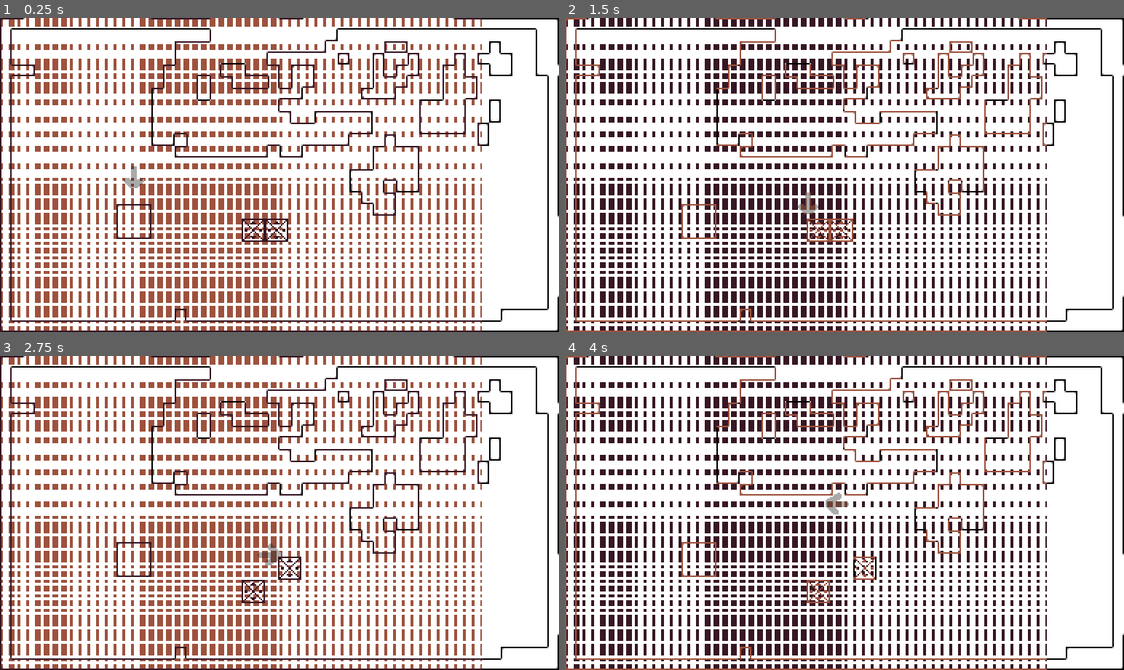
Above: before the commit, frames 1-4 (two rows, left to right).
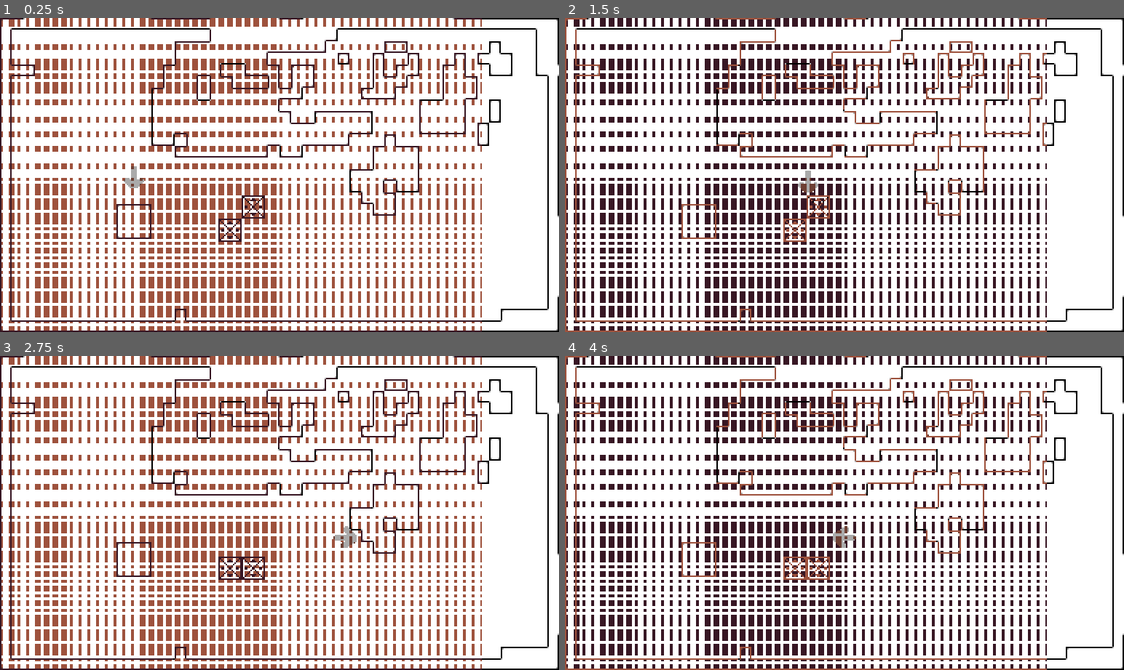
Above: after the commit, the same moments.

Repository: regular-space/milk_switch
Game: Godot game, scene res://scenes/example_level.tscn
Same seed, same stepped clock (60 frames per second), same inputs: the game is played once before the commit and once after it.
Inputs:
- Up to frame 1 (0.25 s): no input
- Up to frame 2 (1.5 s): tap Enter at 0.5 s; hold D (move_right) 0.53-1.28 s; tap Tab (switch_milk) at 0.6, 1.35 s; hold S (move_down) from 1.28 s (still down)
- Up to frame 3 (2.75 s): release S (move_down) at 2.03 s; hold D (move_right) from 2.03 s (still down); tap Tab (switch_milk) at 2.1 s
- Up to frame 4 (4 s): release D (move_right) at 2.78 s; hold W (move_up) 2.78-3.53 s; tap Tab (switch_milk) at 2.85, 3.6 s; tap Space at 3.5 s; hold A (move_left) from 3.53 s (still down)

The runs differ from the first frame. In frame 1, 0.5% of the frame differs, in the area x 39-52%, y 56-72%; in frame 2, 0.7%; in frame 3, 0.8%; in frame 4, 0.8%, in the area x 39-56%, y 43-79%.

Commit message:
Added two test blocks

Diff:
--- a/scenes/example_level.tscn
+++ b/scenes/example_level.tscn
@@ -531,8 +531,7 @@
 [node name="Camera2D" type="Camera2D" parent="."]
 offset = Vector2(0, 4)
 
+[node name="PushableBlockBody2" parent="." instance=ExtResource("5_bx6dm")]
+position = Vector2(-18, 26)
+
 [node name="PushableBlockBody" parent="." instance=ExtResource("5_bx6dm")]
-position = Vector2(-18, 42)
-
-[node name="PushableBlockBody2" parent="." instance=ExtResource("5_bx6dm")]
-position = Vector2(-2, 42)
--- a/scenes/moveable_block.gd
+++ b/scenes/moveable_block.gd
@@ -58,9 +58,7 @@
 	move_dir = Vector2.ZERO
 	is_moving = false
 	allow_move = false
-	# This code here just snaps the position to a integer value because
-	# sometimes when it is a decimal the screen position is off by a pixel
-	print(position)
+
 
 func is_block_blocked_by_block(direction: Vector2) -> bool:
 	match direction:
@@ -85,7 +83,7 @@
 		var collision = move_and_collide(move_vec)
 		snap_pos = true
 		if collision:
-			# If colliding into the wall no snapping necessary
+			# If colliding into the wall no pixel snapping necessary
 			if collision.get_collider().is_class("TileMap"):
 				snap_pos = false
 
@@ -95,7 +93,7 @@
 	# because I keep coming across problems with the visuals since movement is
 	# done in done in floats there's a sort of desync between the actual position
 	# and the displayed pixels. Sort of how subpixels work but in a bad way.
-	if snap_pos:
+	if snap_pos == true:
 		match move_dir:
 			up:
 				position = Vector2(inital_pos.x,inital_pos.y - 16)
@@ -108,7 +106,7 @@
 	stop()
 
 func _on_confirm_push_timer_timeout():
-	# Are any of the move actions held
+	# Are any of the move actions held? Up,Down,left or right?
 	var any_move_actions_held = Input.is_action_pressed("move_right") or Input.is_action_pressed("move_left") or Input.is_action_pressed("move_up") or Input.is_action_pressed("move_down")
 	if any_move_actions_held:
 		allow_move = true
